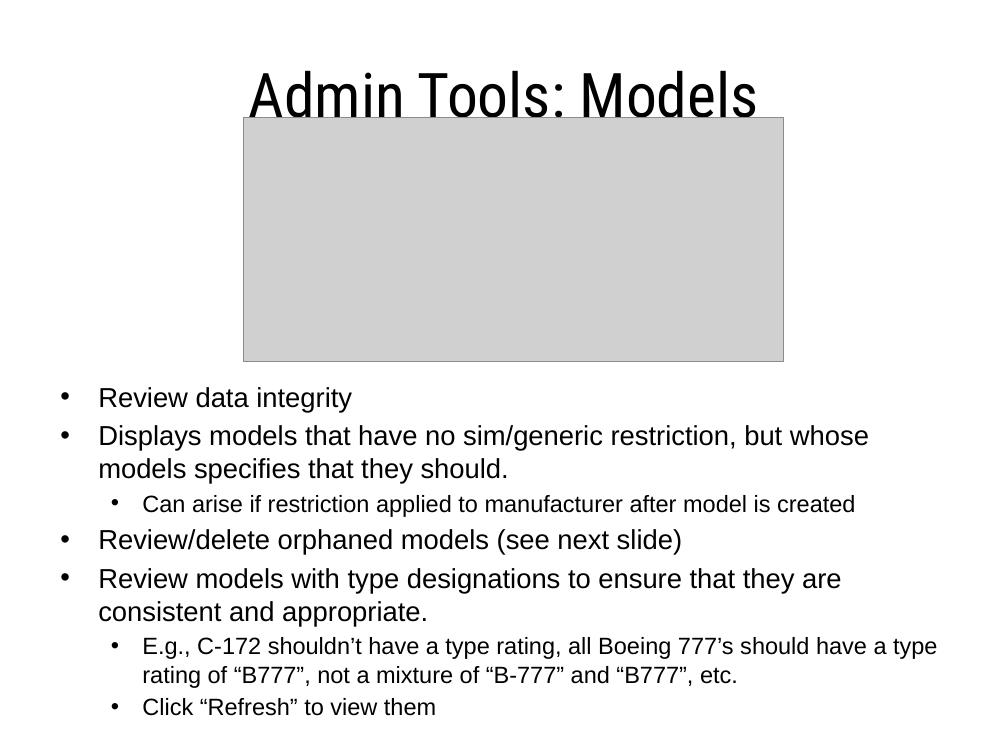
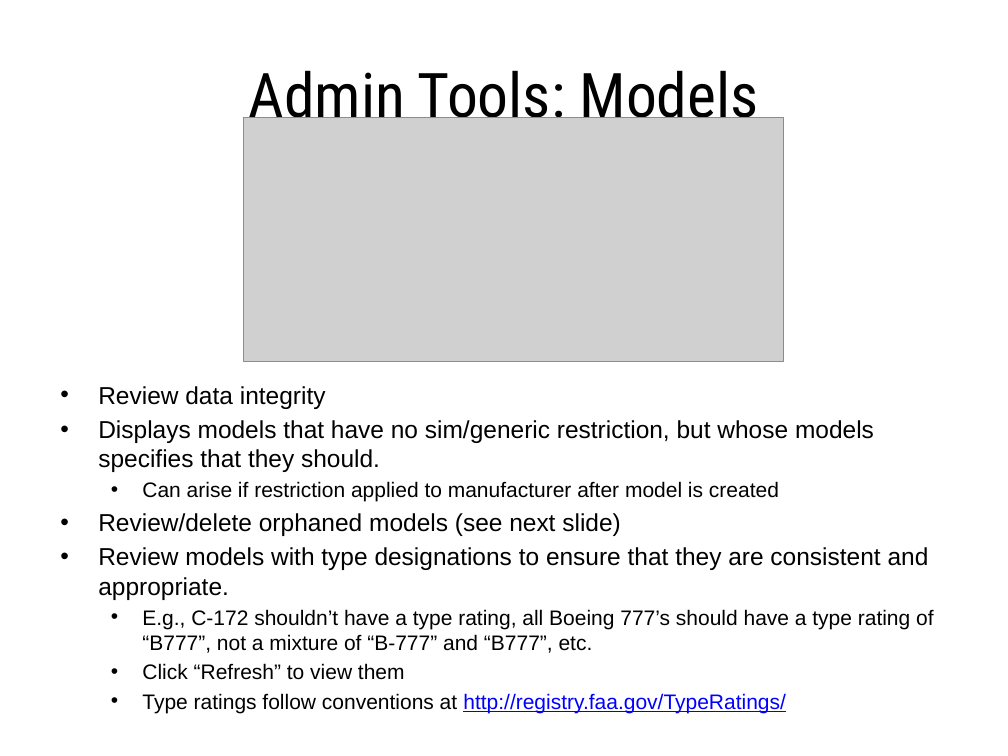
Before and after one commit to ericberman/MyFlightbookWeb, a slide deck: slide 15 of Private/MyFlightbook Admin Tools.pptx. Drawn at 1008x756 pixels with LibreOffice and Linux fonts; fonts in the diff are those of the drawing; grey boxes stand for pictures; background and template pictures are left out. Boxes give left, top, right and bottom in pixels: in the first picture for what was removed or moved away, otherwise in the second. Text is boxed around its words. In the diff, an @@ line names an element or a change of style, - is before the commit and + after.

Commit message:
SVN 6431: Update admin tools powerpoint, fix typo in admin page.

```diff
--- a/Private/MyFlightbook Admin Tools.pptx
+++ b/Private/MyFlightbook Admin Tools.pptx
@@ text at [98,386,933,680]: size 19.6 to 17.5 pt in "Review data integrity", "Displays models that have no sim/generic restriction, ...", "Review/delete orphaned models (see next slide)", "Review models with type designations to ensure ..."; size 16.8 to 15 pt in "Can arise if restriction applied to manufacturer ...", "E.g., C-172 shouldn’t have a type rating, ...", "Click “Refresh” to view them" @@
@@ text at [142,693,786,713]: paragraph added @@
+  • Type ratings follow conventions at http://registry.faa.gov/TypeRatings/
```
Also in this commit, not shown: 8 other slides changed, 1 slide added, 1 slide removed, 1 other file.
